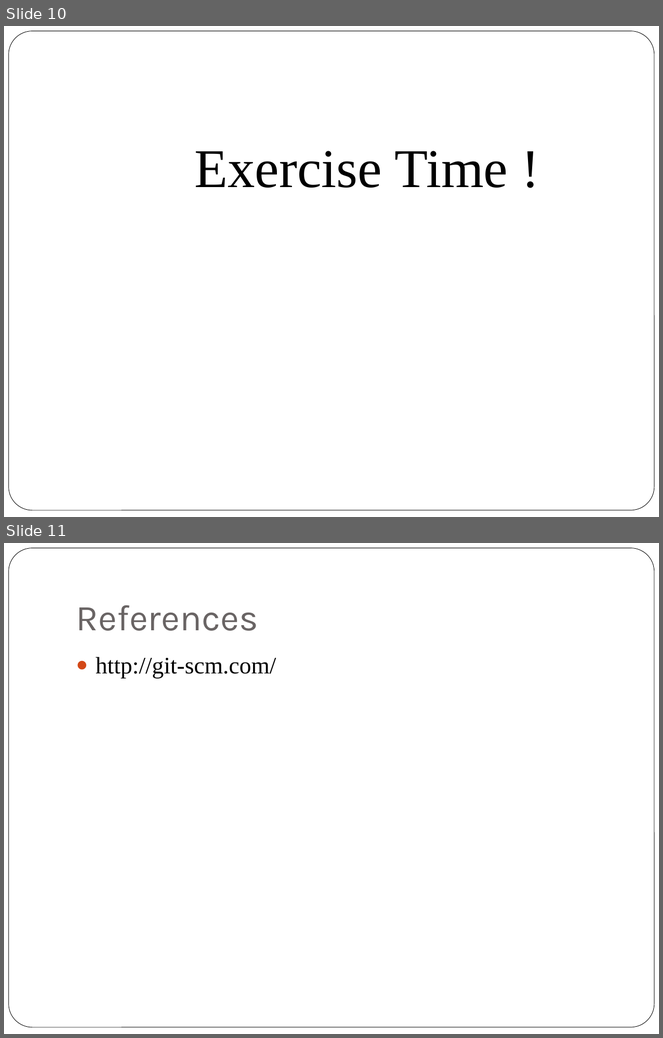
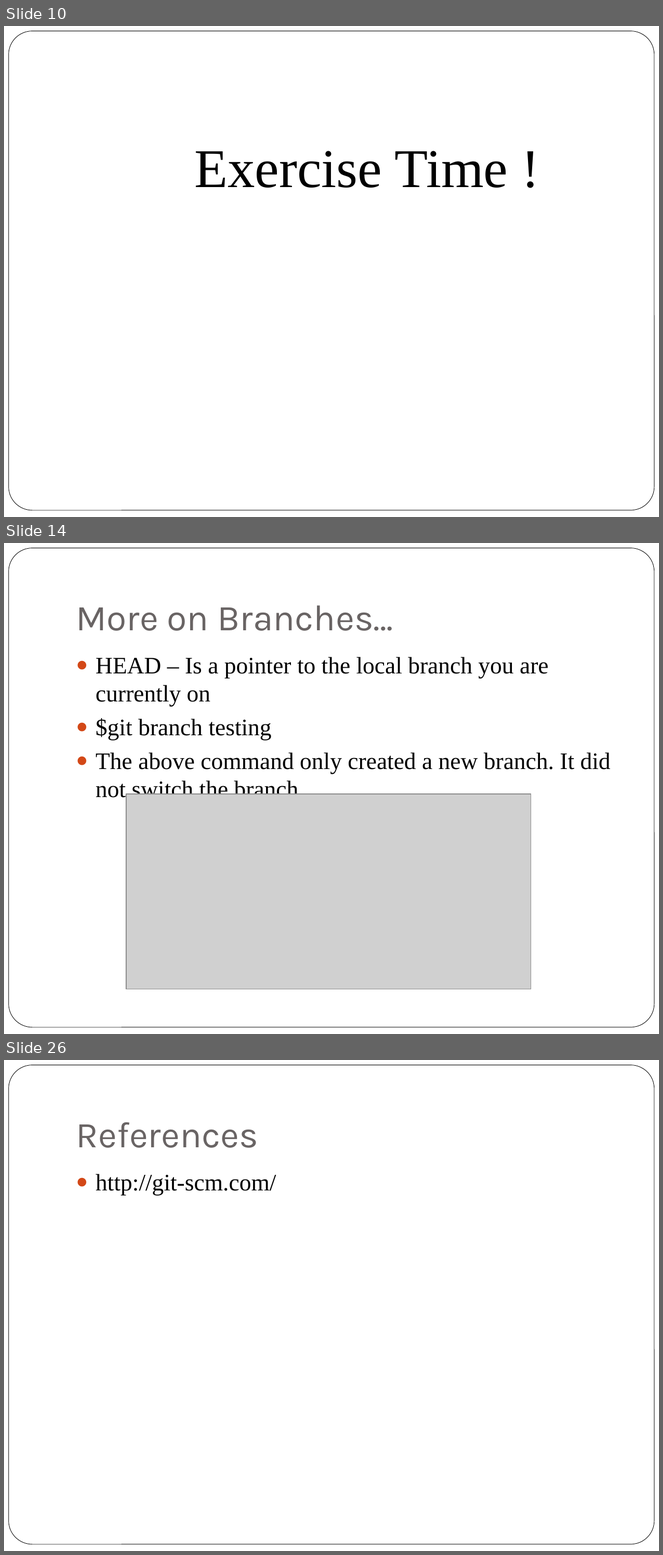
Before and after one commit to sowjumn/GITWWC, a slide deck: GIT.pptx. Shown one above the other, each under a label of ours: slides 10 and 11 before the commit, slides 10, 14 and 26 after it; the slides between them are not shown. The pictures are 663x1038 and 663x1555 pixels, drawn with LibreOffice and Linux fonts; fonts in the diff are those of the drawing; grey boxes stand for pictures. Boxes give left, top, right and bottom in pixels: in the first picture for what was removed or moved away, otherwise in the second. Text is boxed around its words. In the diff, an @@ line names an element or a change of style, - is before the commit and + after.

Commit message:
updated PPT with branches and rebasing

```diff
--- a/GIT.pptx
+++ b/GIT.pptx
@@ slide 14 added at (x1=4, y1=543, x2=659, y2=1034), background #FFFFFF; not listed: 1 template element that a slide beside it also shows @@
@@ title added at (x1=76, y1=605, x2=393, y2=631), 40 pt, text #696464 @@
+More on Branches…
@@ text added at (x1=96, y1=657, x2=611, y2=798), 26 pt, text #000000 @@
+● HEAD – Is a pointer to the local branch you are currently on
+● $git branch testing
+● The above command only created a new branch. It did not switch the branch
@@ picture added at (x1=127, y1=794, x2=531, y2=989) @@
@@ what was slide 11 is now slide 26 @@
```
Also in this commit, not shown: 1 slide changed, 14 other slides added.
